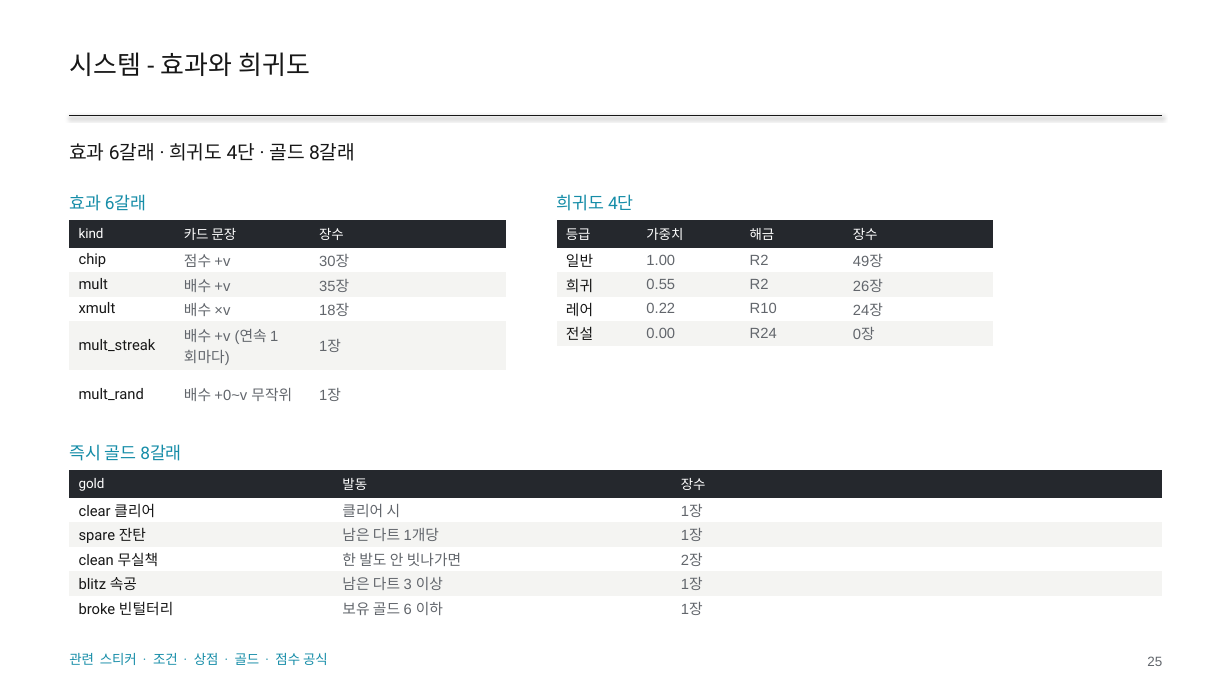
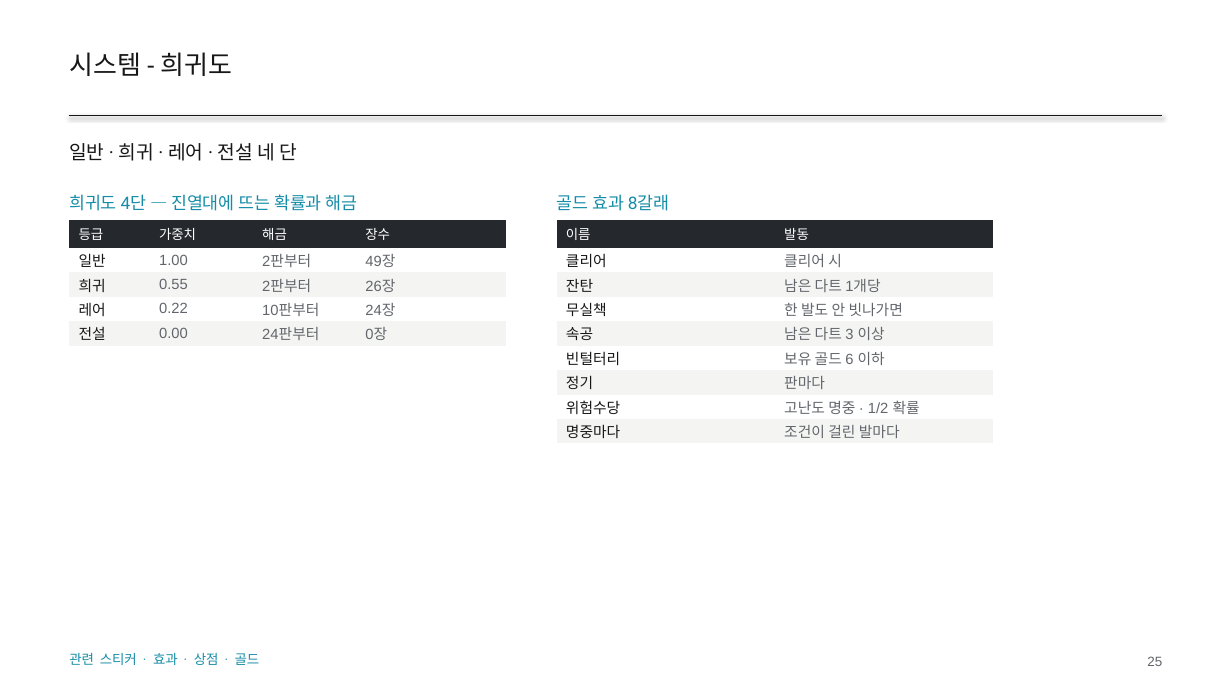
Before and after one commit to GGbong69/test-03, a slide deck: slide 25 of docs/HIGHTONE_기획서.pptx. Drawn at 1232x693 pixels with LibreOffice and Linux fonts; fonts in the diff are those of the drawing. Boxes give left, top, right and bottom in pixels: in the first picture for what was removed or moved away, otherwise in the second. Text is boxed around its words. In the diff, an @@ line names an element or a change of style, - is before the commit and + after.

```diff
--- a/docs/HIGHTONE_기획서.pptx
+++ b/docs/HIGHTONE_기획서.pptx
@@ text at [69, 52, 233, 76]: text changed @@
-시스템 - 효과와 희귀도
+시스템 - 희귀도
@@ text at [69, 143, 298, 161]: text changed @@
-효과 6갈래 · 희귀도 4단 · 골드 8갈래
+일반 · 희귀 · 레어 · 전설 네 단
@@ text at [69, 194, 358, 211]: text changed @@
-효과 6갈래
+희귀도 4단 — 진열대에 뜨는 확률과 해금
@@ text at [557, 194, 669, 211]: text changed @@
-희귀도 4단
+골드 효과 8갈래
@@ table at [69, 220, 506, 346] @@
-row 2, column 3: R2
+row 2, column 3: 2판부터
-row 3, column 3: R2
+row 3, column 3: 2판부터
-row 4, column 3: R10
+row 4, column 3: 10판부터
-row 5, column 3: R24
+row 5, column 3: 24판부터
@@ table: place and size @@
-table at [557, 220, 994, 346]
+table at [69, 220, 506, 346]
@@ table removed at [69, 220, 506, 419], 6 rows, 3 columns @@
-kind | 카드 문장 | 장수
-chip | 점수 +v | 30장
-mult | 배수 +v | 35장
-xmult | 배수 ×v | 18장
-mult_streak | 배수 +v (연속 1회마다) | 1장
-mult_rand | 배수 +0~v 무작위 | 1장
@@ table at [557, 220, 994, 444] @@
-gold | 발동 | 장수
-clear 클리어 | 클리어 시 | 1장
-spare 잔탄 | 남은 다트 1개당 | 1장
-clean 무실책 | 한 발도 안 빗나가면 | 2장
-blitz 속공 | 남은 다트 3 이상 | 1장
-broke 빈털터리 | 보유 골드 6 이하 | 1장
+이름 | 발동
+클리어 | 클리어 시
+잔탄 | 남은 다트 1개당
+무실책 | 한 발도 안 빗나가면
+속공 | 남은 다트 3 이상
+빈털터리 | 보유 골드 6 이하
+정기 | 판마다
+위험수당 | 고난도 명중 · 1/2 확률
+명중마다 | 조건이 걸린 발마다
@@ table: place and size @@
-table at [69, 470, 1163, 619]
+table at [557, 220, 994, 444]
@@ text removed at [69, 444, 181, 461] @@
-즉시 골드 8갈래
@@ text at [69, 653, 260, 665]: text changed @@
-관련 스티커 · 조건 · 상점 · 골드 · 점수 공식
+관련 스티커 · 효과 · 상점 · 골드
```
Also in this commit, not shown: 28 other slides changed, 1 slide added, 1 slide removed, 3 other files.
